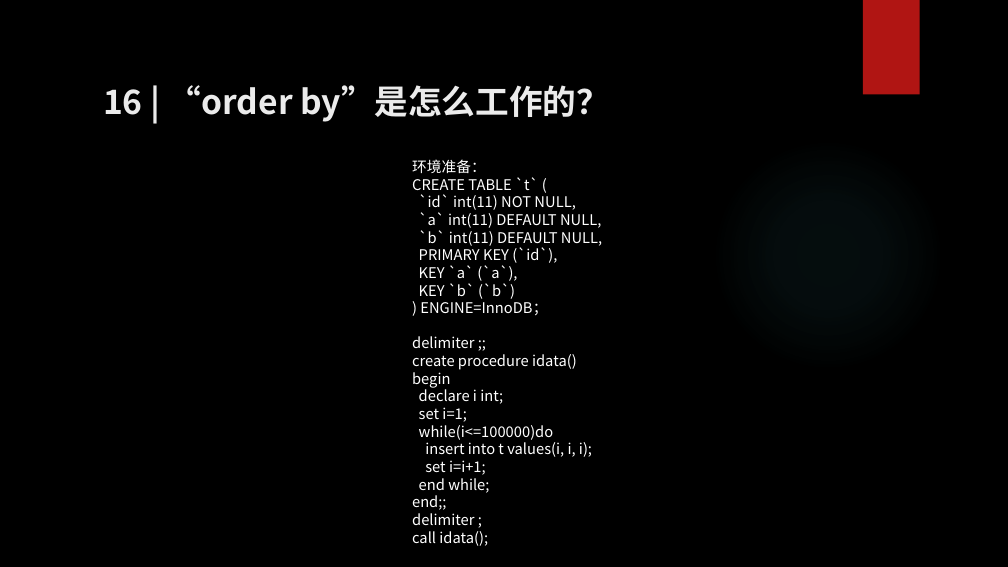
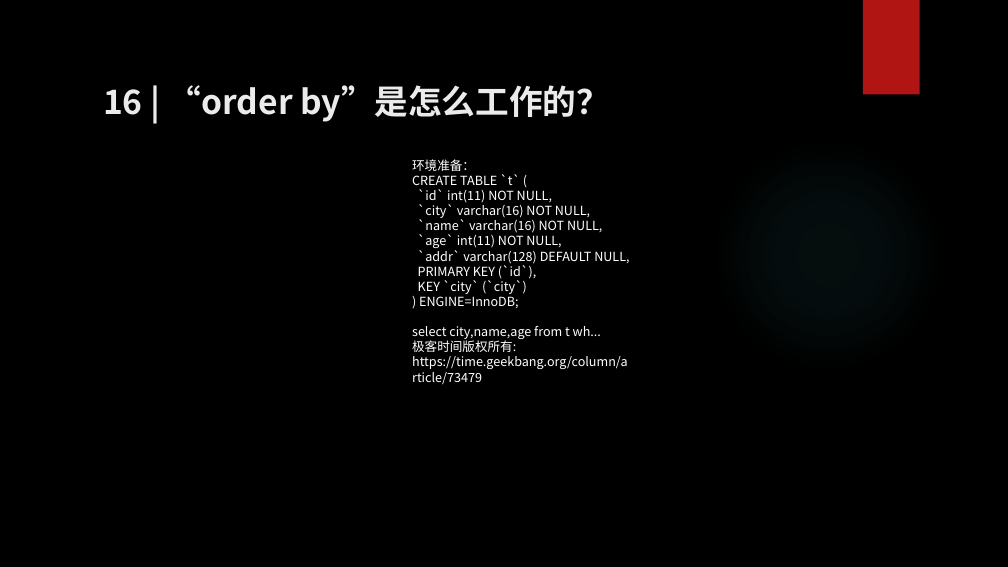
Before and after one commit to zhangkekf/reading-notes, a slide deck: slide 1 of MySQL实战/16“order by”是怎么工作的？.pptx. Drawn at 1008x567 pixels with LibreOffice and Linux fonts; fonts in the diff are those of the drawing; background and template pictures are left out. Boxes give left, top, right and bottom in pixels: in the first picture for what was removed or moved away, otherwise in the second. Text is boxed around its words. In the diff, an @@ line names an element or a change of style, - is before the commit and + after.

```diff
--- a/MySQL实战/16“order by”是怎么工作的？.pptx
+++ b/MySQL实战/16“order by”是怎么工作的？.pptx
@@ text at box(412, 159, 552, 279): size 14 to 12 pt in "环境准备：", "CREATE TABLE `t` (", "`id` int(11) NOT NULL,", "PRIMARY KEY (`id`)," @@
@@ text at box(418, 204, 629, 264): text changed; size 14 to 12 pt @@
-`a` int(11) DEFAULT NULL,
-`b` int(11) DEFAULT NULL,
+`city` varchar(16) NOT NULL,
+`name` varchar(16) NOT NULL,
+`age` int(11) NOT NULL,
+`addr` varchar(128) DEFAULT NULL,
@@ text at box(412, 280, 628, 385): text changed; size 14 to 12 pt @@
-KEY `a` (`a`),
-KEY `b` (`b`)
-) ENGINE=InnoDB；
-delimiter ;;
-create procedure idata()
-begin
-declare i int;
-set i=1;
-while(i<=100000)do
-insert into t values(i, i, i);
-set i=i+1;
-end while;
-end;;
-delimiter ;
-call idata();
+KEY `city` (`city`)
+) ENGINE=InnoDB;
+select city,name,age from t wh...
+极客时间版权所有: https://time.geekbang.org/column/article/73479
```
Also in this commit, not shown: 6 slides added, 6 slides removed, 3 other files.
